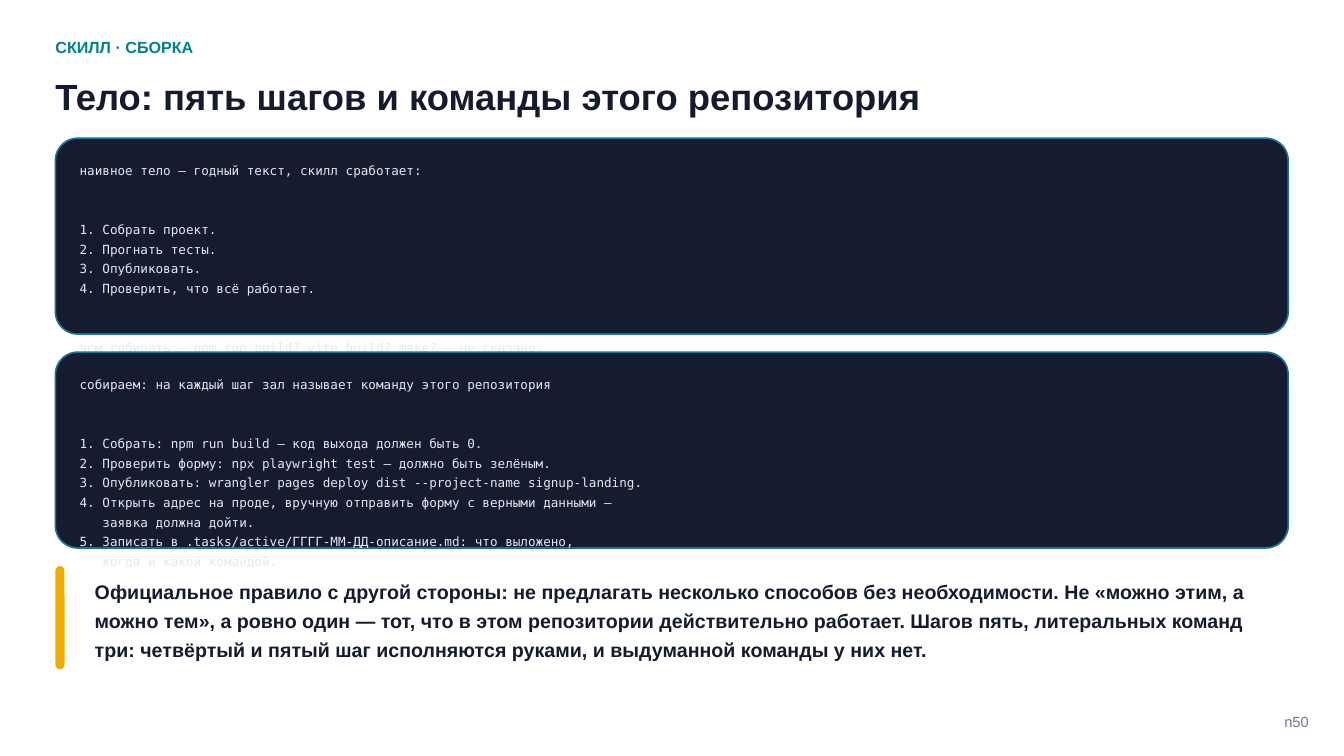
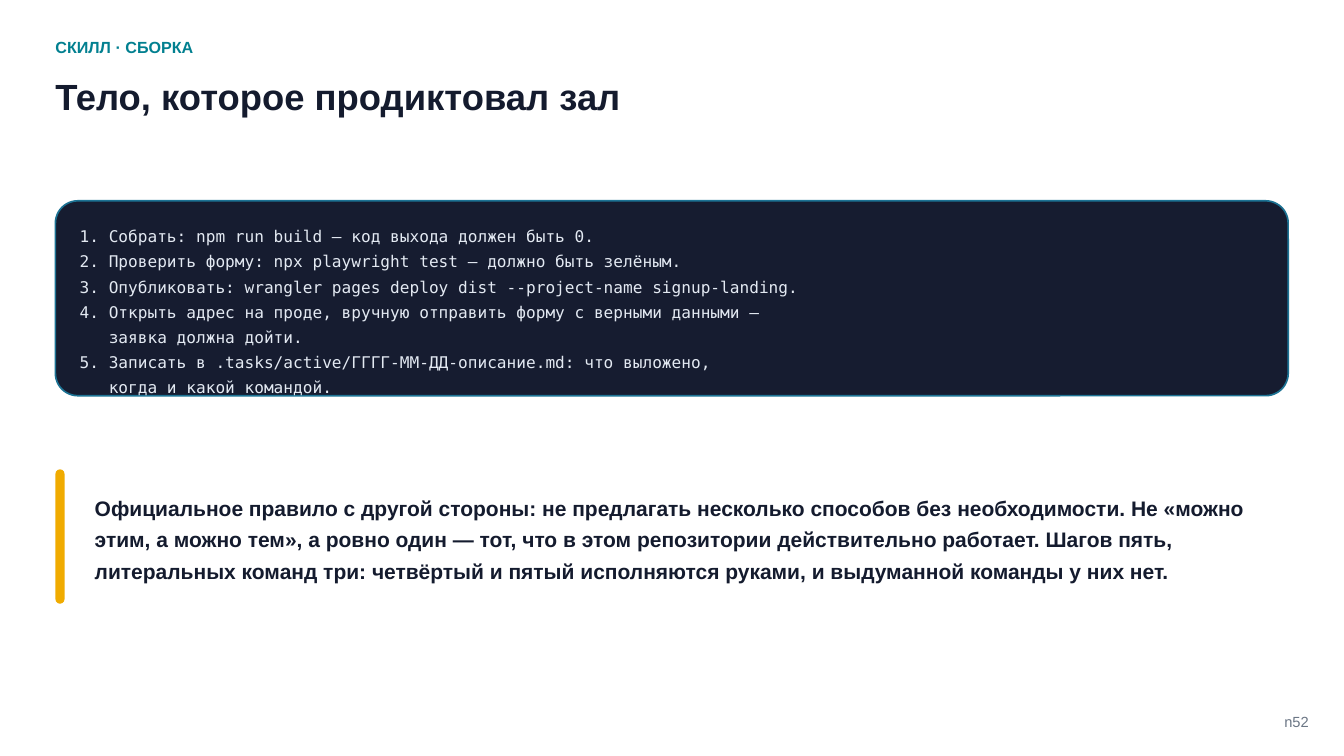
Before and after one commit to tellina-study/AI-usage-lessons, a slide deck: slide 54 of library/seminars/sem-05/rendered/sem-05.pptx (slide 52 before the commit). Drawn at 1344x756 pixels with LibreOffice and Linux fonts; fonts in the diff are those of the drawing. Boxes give left, top, right and bottom in pixels: in the first picture for what was removed or moved away, otherwise in the second. Text is boxed around its words. In the diff, an @@ line names an element or a change of style, - is before the commit and + after.

```diff
--- a/library/seminars/sem-05/rendered/sem-05.pptx
+++ b/library/seminars/sem-05/rendered/sem-05.pptx
@@ text at (55, 85, 620, 118): text changed @@
-Тело: пять шагов и команды этого репозитория
+Тело, которое продиктовал зал
@@ text removed at (80, 165, 543, 356) @@
-наивное тело — годный текст, скилл сработает:
-1. Собрать проект.
-2. Прогнать тесты.
-3. Опубликовать.
-4. Проверить, что всё работает.
-чем собирать — npm run build? vite build? make? — не сказано.
-задача угадывания не решена, а переехала внутрь скилла
@@ rounded rectangle: place and size @@
-rounded rectangle at (55, 138, 1289, 334)
+rounded rectangle at (55, 201, 1289, 395)
@@ rounded rectangle at (55, 201, 1289, 395): proportions changed @@
@@ text "1. Собрать: npm run build ...": place and size @@
-text "1. Собрать: npm run build ..." at (80, 379, 642, 550)
+text "1. Собрать: npm run build ..." at (80, 229, 798, 371)
@@ text "1. Собрать: npm run build ..." at (80, 229, 798, 371): size 9 to 11.5 pt @@
@@ rounded rectangle removed at (55, 352, 1289, 547) @@
@@ text at (80, 379, 551, 392): paragraph removed @@
-собираем: на каждый шаг зал называет команду этого репозитория
@@ rounded rectangle: place and size @@
-rounded rectangle at (55, 567, 65, 669)
+rounded rectangle at (55, 470, 65, 604)
@@ text at (95, 500, 1244, 583): text changed; size 14 to 15 pt @@
-Официальное правило с другой стороны: не предлагать несколько способов без необходимости. Не «можно этим, а можно тем», а ровно один — тот, что в этом репозитории действительно работает. Шагов пять, литеральных команд три: четвёртый и пятый шаг исполняются руками, и выдуманной команды у них нет.
+Официальное правило с другой стороны: не предлагать несколько способов без необходимости. Не «можно этим, а можно тем», а ровно один — тот, что в этом репозитории действительно работает. Шагов пять, литеральных команд три: четвёртый и пятый исполняются руками, и выдуманной команды у них нет.
@@ text at (1284, 717, 1308, 727): text changed @@
-n50
+n52
```
Also in this commit, not shown: 16 other slides changed, 2 slides added, 22 other files.
